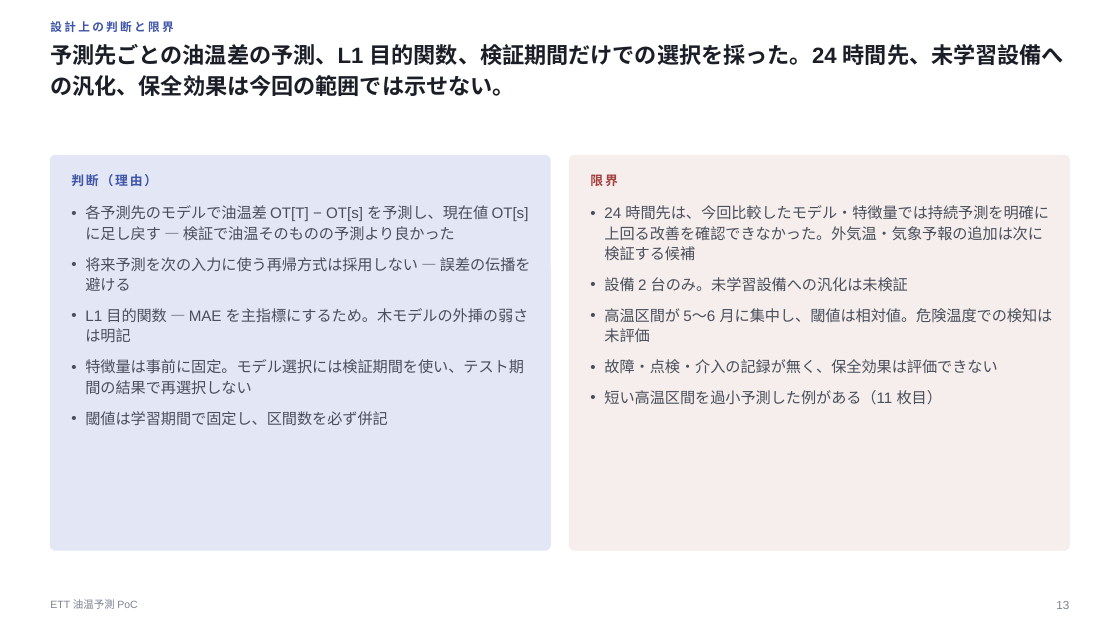
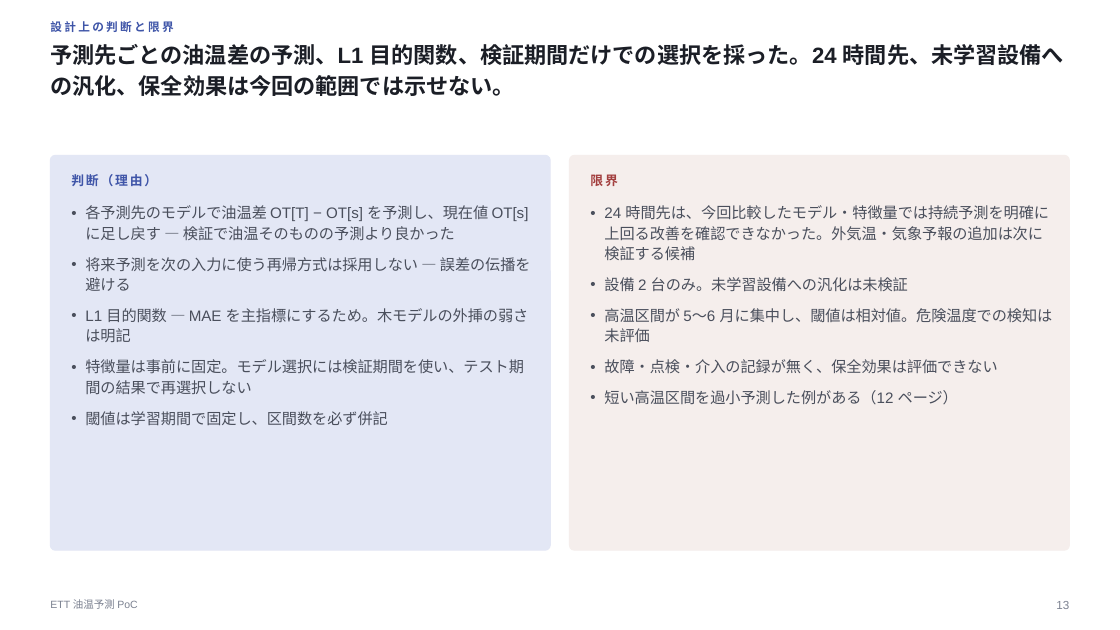
Before and after one commit to HJRKTNG/ett-oil-temperature-poc, a slide deck: slide 13 of reports/slides/ett_oil_temperature_poc.pptx. Drawn at 1120x630 pixels with LibreOffice and Linux fonts; fonts in the diff are those of the drawing. Boxes give left, top, right and bottom in pixels: in the first picture for what was removed or moved away, otherwise in the second. Text is boxed around its words. In the diff, an @@ line names an element or a change of style, - is before the commit and + after.

```diff
--- a/reports/slides/ett_oil_temperature_poc.pptx
+++ b/reports/slides/ett_oil_temperature_poc.pptx
@@ text at (604, 390, 958, 404): text changed @@
-• 短い高温区間を過小予測した例がある（11 枚目）
+• 短い高温区間を過小予測した例がある（12 ページ）
```
Also in this commit, not shown: 9 other slides changed, 7 other files.
